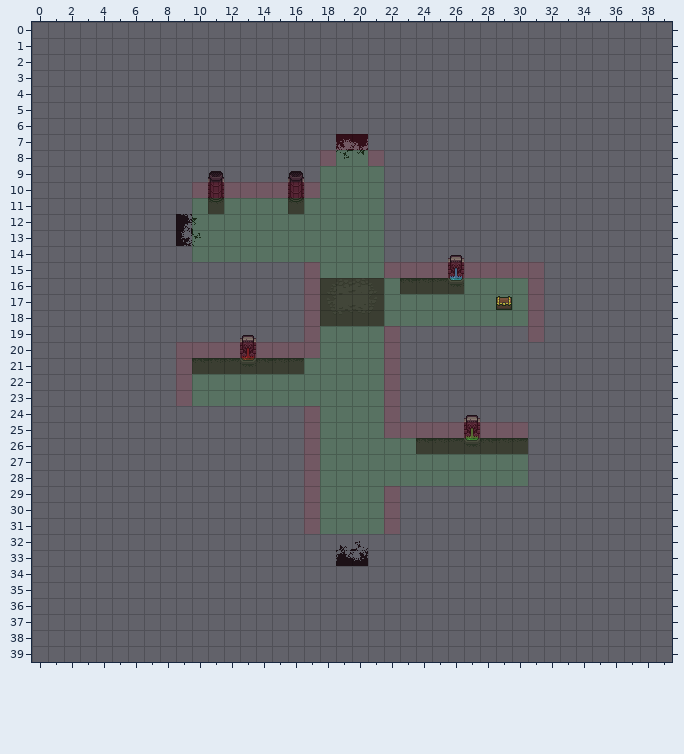
Two states of a Tiled map, IGPE_Project/core/assets/rooms/r09_n-s-w.tmx. Above: the version before the commit.
Cells are 16x16 px. Shown: x 0..39, y 0..39. Not drawn, because the pictures are missing: unchanged layers "bg", "fg", "floor".
And afterwards:
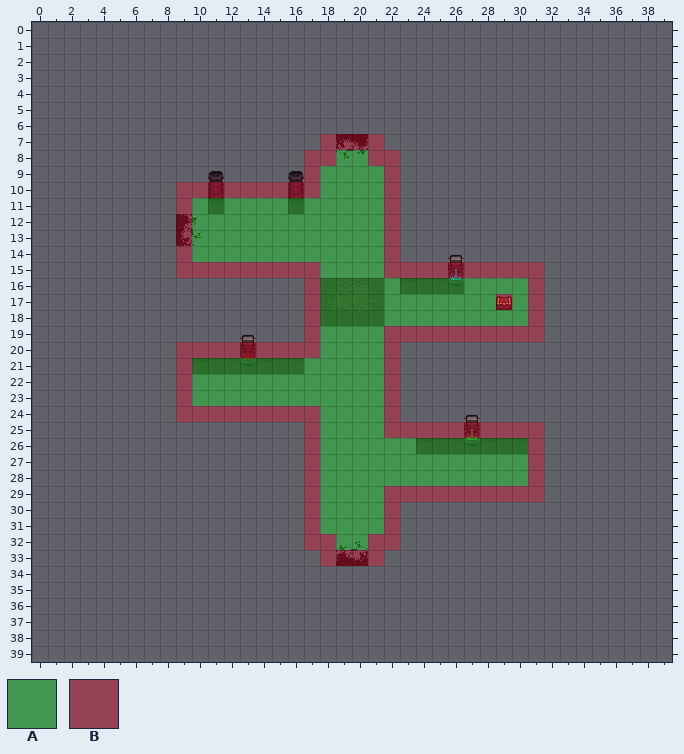
Key: from "NavigationTileSet": A 0, B 1.
_ is an empty cell.
See-through tiles are keyed as they look on the map.
Diff:
layer "navigation" opacity 10% -> 33%
Layer "navigation":
y 7: x 18 _ -> B; x 21 _ -> B
y 8..9: x 17 _ -> B; x 22 _ -> B
y 10..14: x 9 _ -> B; x 22 _ -> B
y 15: x 9..16 ________ -> BBBBBBBB
y 17: x 29 A -> B
y 19: x 23..30 ________ -> BBBBBBBB
y 24: x 9..16 ________ -> BBBBBBBB
y 25..28: x 31 _ -> B
y 29: x 23..31 _________ -> BBBBBBBBB
y 32: x 17..22 ______ -> BBAABB
y 33: x 18..21 ____ -> BBBB
